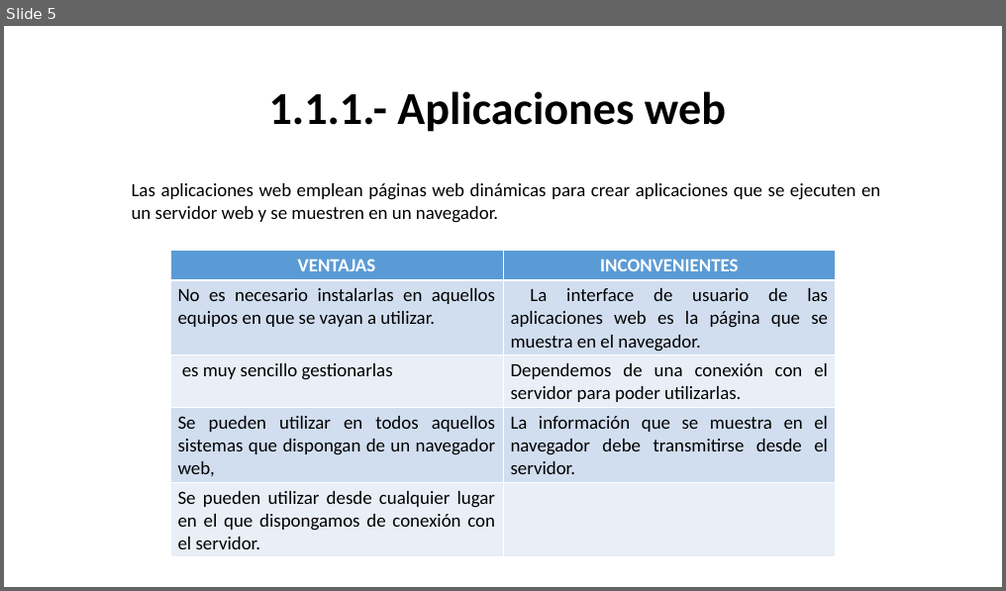
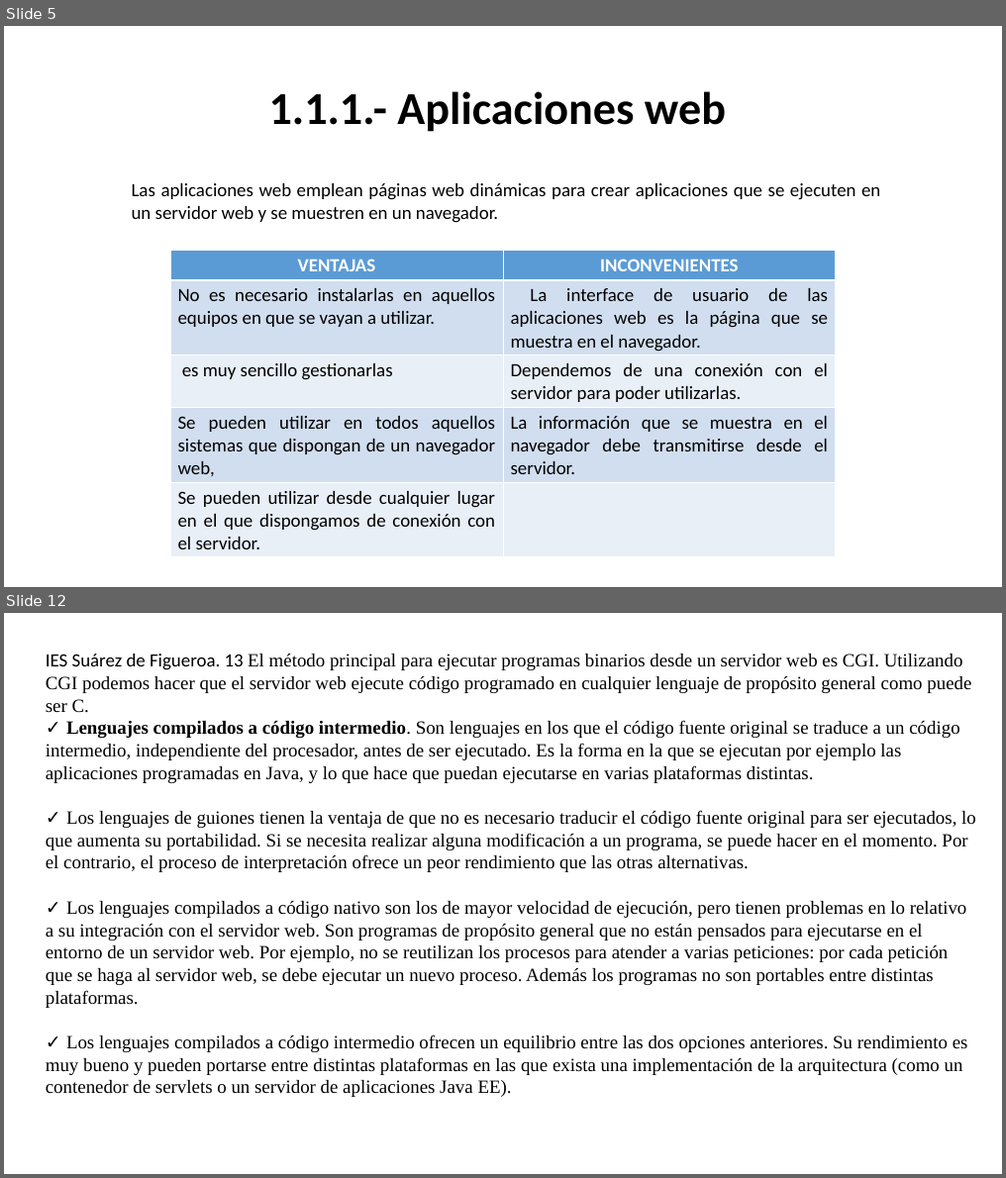
Before and after one commit to raulopsanch/DAW2, a slide deck: Desarrollo web en entorno servidor/Tema_01/Ejercicios/Raúl_Lòpez_Sánchez_Tarea_Tema_1.pptx. Shown one above the other, each under a label of ours: slide 5 before the commit, slides 5 and 12 after it; the slides between them are not shown. The pictures are 1006x591 and 1006x1178 pixels, drawn with LibreOffice and Linux fonts; fonts in the diff are those of the drawing. Boxes give left, top, right and bottom in pixels: in the first picture for what was removed or moved away, otherwise in the second. Text is boxed around its words. In the diff, an @@ line names an element or a change of style, - is before the commit and + after.

```diff
--- a/Desarrollo web en entorno servidor/Tema_01/Ejercicios/Raúl_Lòpez_Sánchez_Tarea_Tema_1.pptx
+++ b/Desarrollo web en entorno servidor/Tema_01/Ejercicios/Raúl_Lòpez_Sánchez_Tarea_Tema_1.pptx
@@ slide 12 added at box(4, 613, 1002, 1174), background #FFFFFF @@
@@ text added at box(46, 654, 976, 1097), 18 pt, text #000000 @@
+IES Suárez de Figueroa. 13 El método principal para ejecutar programas binarios desde un servidor web es CGI. Utilizando CGI podemos hacer que el servidor web ejecute código programado en cualquier lenguaje de propósito general como puede ser C.
+✓ Lenguajes compilados a código intermedio. Son lenguajes en los que el código fuente original se traduce a un código intermedio, independiente del procesador, antes de ser ejecutado. Es la forma en la que se ejecutan por ejemplo las aplicaciones programadas en Java, y lo que hace que puedan ejecutarse en varias plataformas distintas.
+✓ Los lenguajes de guiones tienen la ventaja de que no es necesario traducir el código fuente original para ser ejecutados, lo que aumenta su portabilidad. Si se necesita realizar alguna modificación a un programa, se puede hacer en el momento. Por el contrario, el proceso de interpretación ofrece un peor rendimiento que las otras alternativas.
+✓ Los lenguajes compilados a código nativo son los de mayor velocidad de ejecución, pero tienen problemas en lo relativo a su integración con el servidor web. Son programas de propósito general que no están pensados para ejecutarse en el entorno de un servidor web. Por ejemplo, no se reutilizan los procesos para atender a varias peticiones: por cada petición que se haga al servidor web, se debe ejecutar un nuevo proceso. Además los programas no son portables entre distintas plataformas.
+✓ Los lenguajes compilados a código intermedio ofrecen un equilibrio entre las dos opciones anteriores. Su rendimiento es muy bueno y pueden portarse entre distintas plataformas en las que exista una implementación de la arquitectura (como un contenedor de servlets o un servidor de aplicaciones Java EE).
```
Also in this commit, not shown: 1 slide changed, 7 other slides added.
